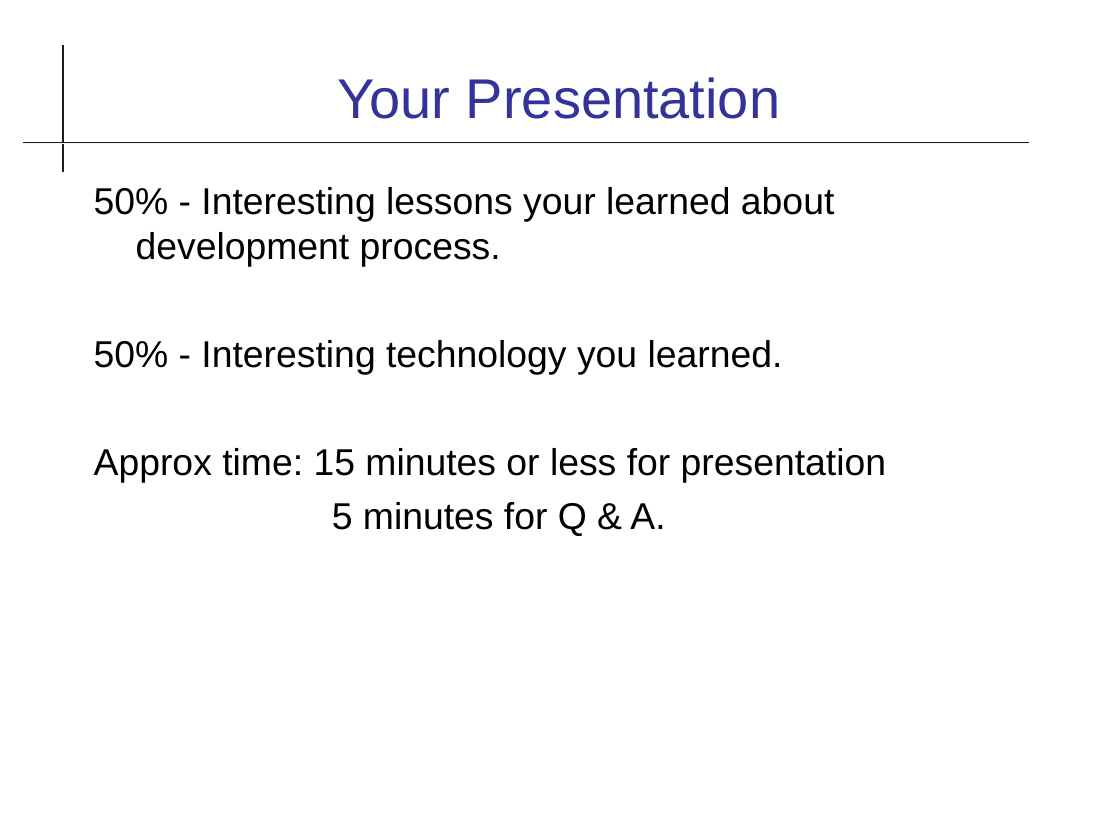
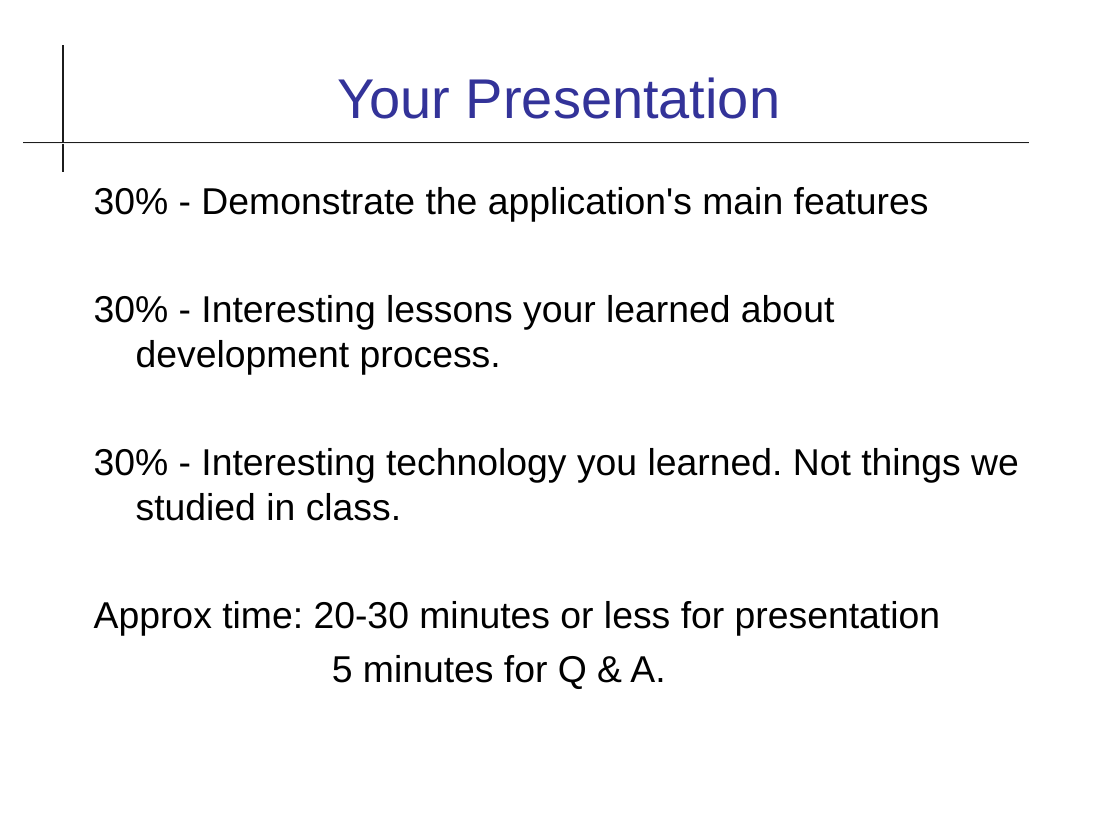
Before and after one commit to cpske/ISP, a slide deck: slide 9 of review/Review-2019.odp. Drawn at 1120x840 pixels with LibreOffice and Linux fonts; fonts in the diff are those of the drawing. Boxes give left, top, right and bottom in pixels: in the first picture for what was removed or moved away, otherwise in the second. Text is boxed around its words. In the diff, an @@ line names an element or a change of style, - is before the commit and + after.

```diff
--- a/review/Review-2019.odp
+++ b/review/Review-2019.odp
@@ text at bbox=[94, 187, 1019, 636]: text changed @@
-50% - Interesting lessons your learned about development process.
-50% - Interesting technology you learned.
-Approx time: 15 minutes or less for presentation
+30% - Demonstrate the application's main features
+30% - Interesting lessons your learned about development process.
+30% - Interesting technology you learned. Not things we studied in class.
+Approx time: 20-30 minutes or less for presentation
```
Also in this commit, not shown: 6 other slides changed, 6 other files.
